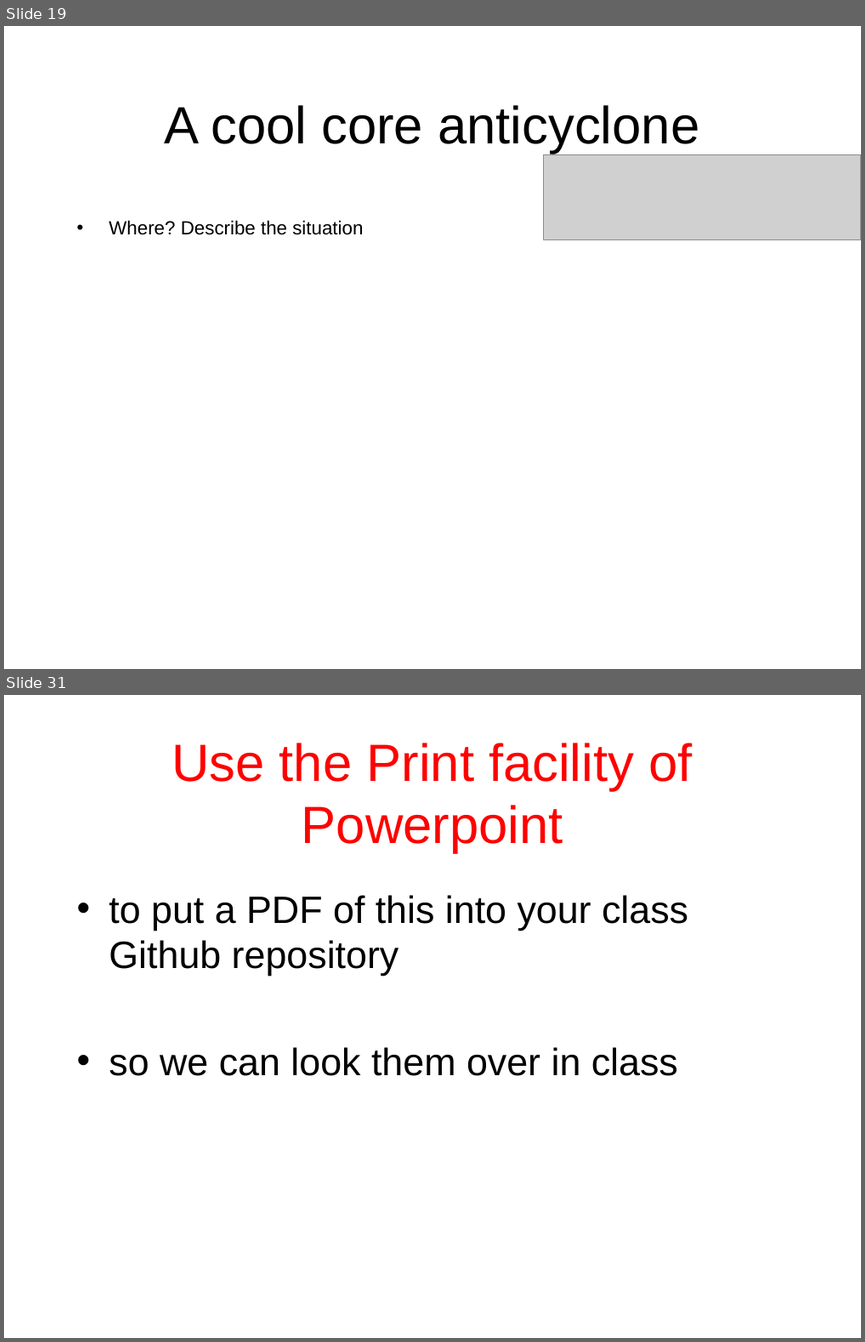
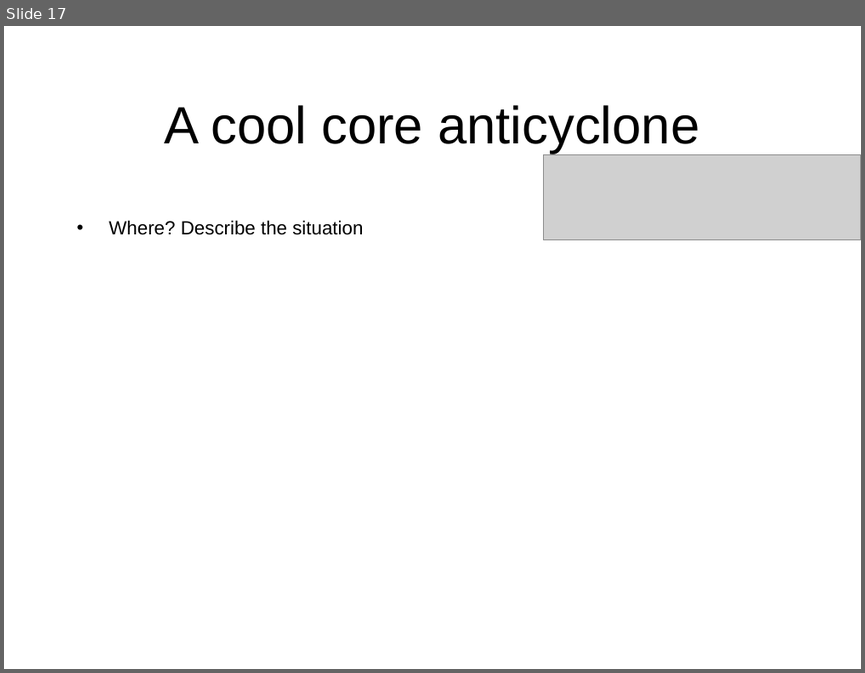
Before and after one commit to ATMOcanes/ATM651_2020, a slide deck: Class_sessions/2020_Warm-coolCore_Vortices.pptx. Shown one above the other, each under a label of ours: slides 19 and 31 before the commit, slide 17 after it; the slides between them are not shown. The pictures are 865x1342 and 865x673 pixels, drawn with LibreOffice and Linux fonts; fonts in the diff are those of the drawing; grey boxes stand for pictures. Boxes give left, top, right and bottom in pixels: in the first picture for what was removed or moved away, otherwise in the second. Text is boxed around its words. In the diff, an @@ line names an element or a change of style, - is before the commit and + after.

```diff
--- a/Class_sessions/2020_Warm-coolCore_Vortices.pptx
+++ b/Class_sessions/2020_Warm-coolCore_Vortices.pptx
@@ slide 31 removed at (x1=4, y1=695, x2=861, y2=1338), background #FFFFFF @@
@@ title removed at (x1=171, y1=743, x2=692, y2=853) @@
-Use the Print facility of Powerpoint
@@ text removed at (x1=109, y1=895, x2=688, y2=1076) @@
-• to put a PDF of this into your class Github repository
-• so we can look them over in class
@@ what was slide 19 is now slide 17 @@
```
Also in this commit, not shown: 13 other slides removed, 2 other files.
